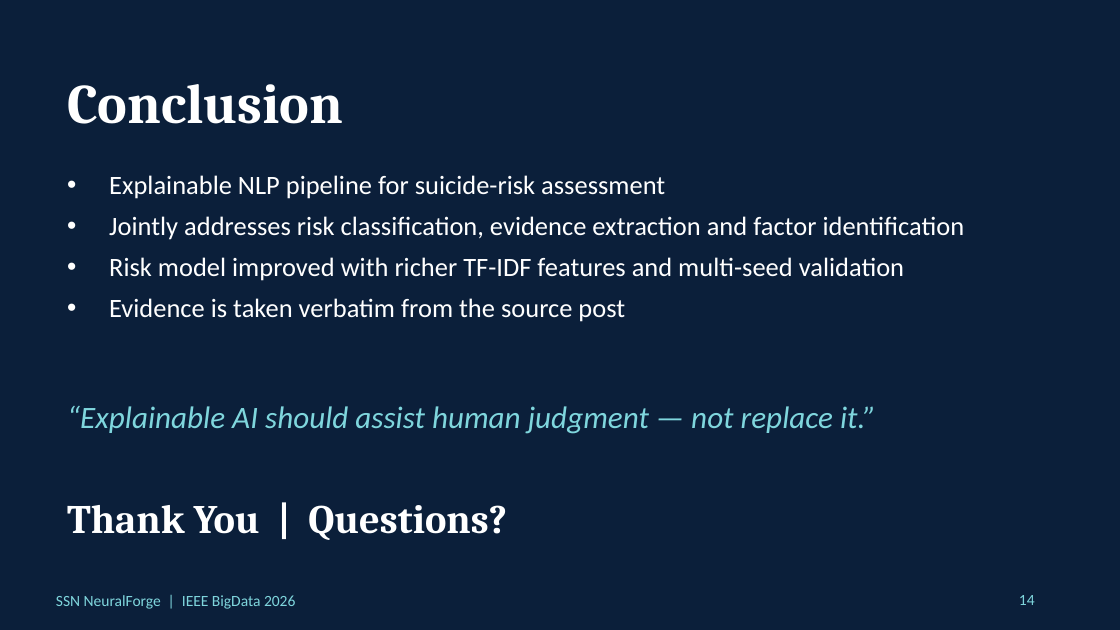
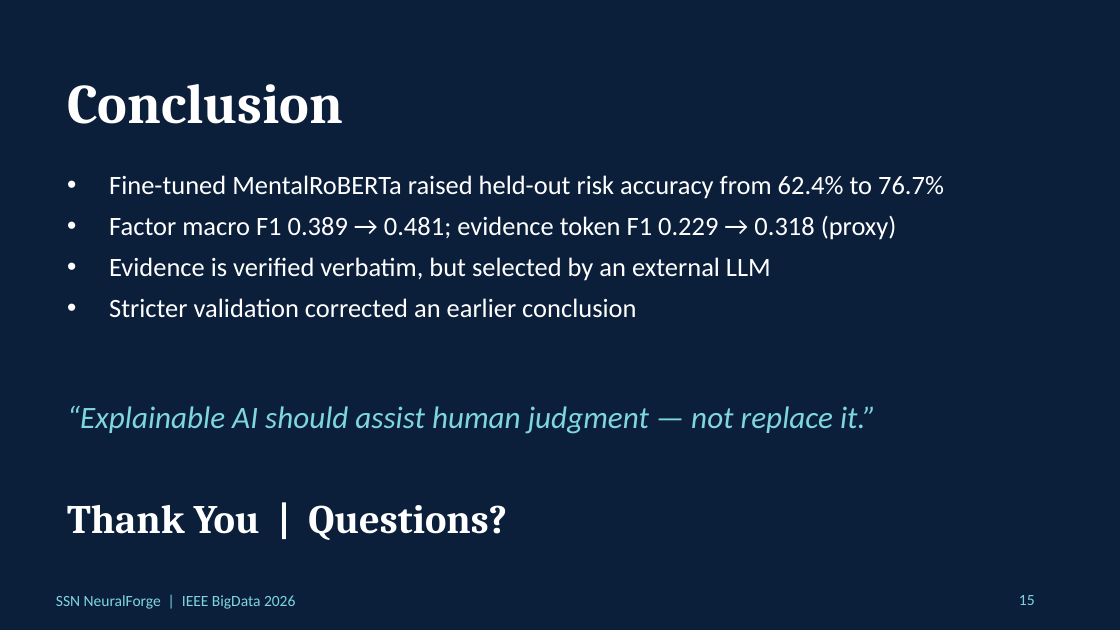
Before and after one commit to Akash231005/Explainable-Suicide-Risk-Detection, a slide deck: slide 15 of report/SSN_NeuralForge_IEEE_BigData_2026.pptx (slide 14 before the commit). Drawn at 1120x630 pixels with LibreOffice and Linux fonts; fonts in the diff are those of the drawing. Boxes give left, top, right and bottom in pixels: in the first picture for what was removed or moved away, otherwise in the second. Text is boxed around its words. In the diff, an @@ line names an element or a change of style, - is before the commit and + after.

```diff
--- a/report/SSN_NeuralForge_IEEE_BigData_2026.pptx
+++ b/report/SSN_NeuralForge_IEEE_BigData_2026.pptx
@@ text at (x1=109, y1=175, x2=944, y2=317): text changed @@
-• Explainable NLP pipeline for suicide-risk assessment
-• Jointly addresses risk classification, evidence extraction and factor identification
-• Risk model improved with richer TF-IDF features and multi-seed validation
-• Evidence is taken verbatim from the source post
+• Fine-tuned MentalRoBERTa raised held-out risk accuracy from 62.4% to 76.7%
+• Factor macro F1 0.389 → 0.481; evidence token F1 0.229 → 0.318 (proxy)
+• Evidence is verified verbatim, but selected by an external LLM
+• Stricter validation corrected an earlier conclusion
@@ page number at (x1=1019, y1=595, x2=1035, y2=605): text changed @@
-14
+15
```
Also in this commit, not shown: 9 other slides changed, 3 slides added, 2 slides removed, 4 other files.
